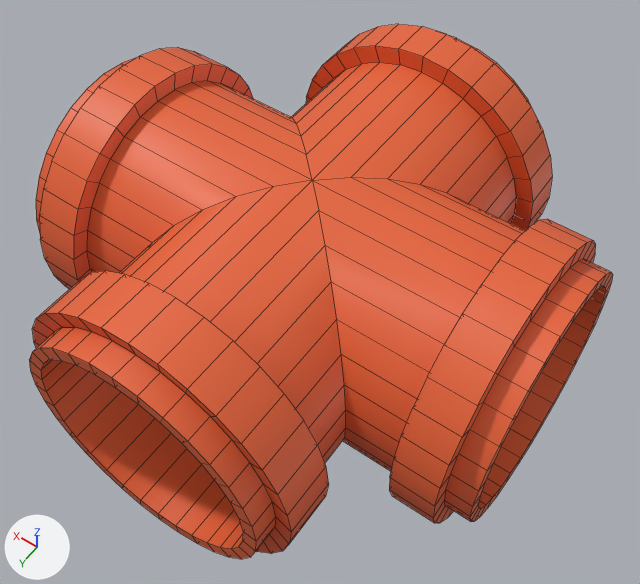
The Blender file Assets/Game/Models/ModularEnvironment/TuboCruz.blend, before and after one commit.
Rendered twice from a 50 mm lens placed at (-1.31, 1.79, 4.72), pointed at (-0.06, 0.04, 1.97). The lights are fixed; the arrows at lower left show +X, +Y and +Z. Mesh edges are drawn as thin lines.

In view in the first picture: 'TuboCruz'.
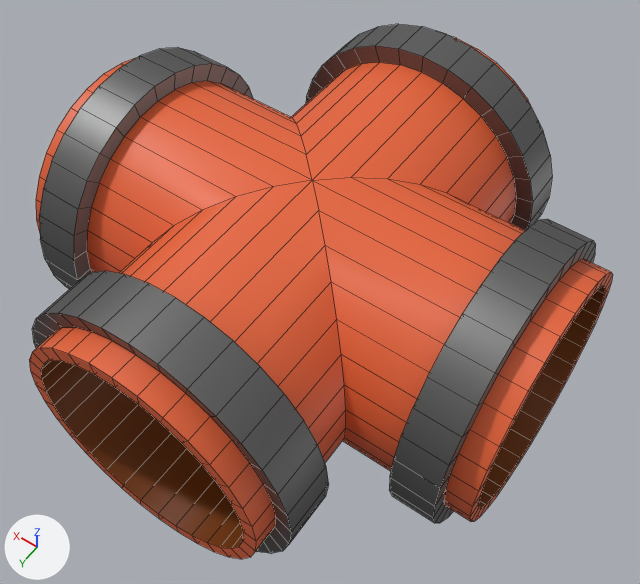
Boxes (x1, y1, x2, y2) around the edits, measured in the pictures (640 x 584 px):
part 1 of me_tubocruz, recoloured: (479, 286, 605, 509) in both
part 2 of me_tubocruz, recoloured: (41, 360, 243, 548) in both
part 3 of me_tubocruz, recoloured (orange to grey): (32, 24, 596, 553) in both

What the commit changed:
Material 'Gris' (mat_gris) is new.
Its base color is (0.184, 0.184, 0.184) (grey #777777).
Its metallic is 0.85.
Material 'Oscuro' (mat_oscuro) is new.
Its base color is (0.179, 0.0387, 0.0) (brown #753700).
me_tubocruz has 892 vertices, 896 faces and spans x -1.0..1.0, y 1.45..2.59, z -1.0..0.99.
me_tubocruz is used by ob_tubocruz; location (0.0, 0.0, 0.0); rotation (1.571, 0.0, 0.0), in degrees (90, 0, 0).
me_tubocruz part 1: 32 of the faces centred in x -0.72..-0.52, y 1.58..2.46, z -0.44..0.44 switch from mat_material_002 (orange #e76437) to mat_oscuro (brown #753700).
me_tubocruz part 2: 32 of the faces centred in x -0.44..0.44, y 1.58..2.46, z -0.72..-0.52 switch from mat_material_002 (orange #e76437) to mat_oscuro (brown #753700).
me_tubocruz part 3: 384 of the faces centred in x -0.9..0.9, y 1.45..2.59, z -0.91..0.9 switch from mat_material_002 (orange #e76437) to mat_gris (grey #777777).
